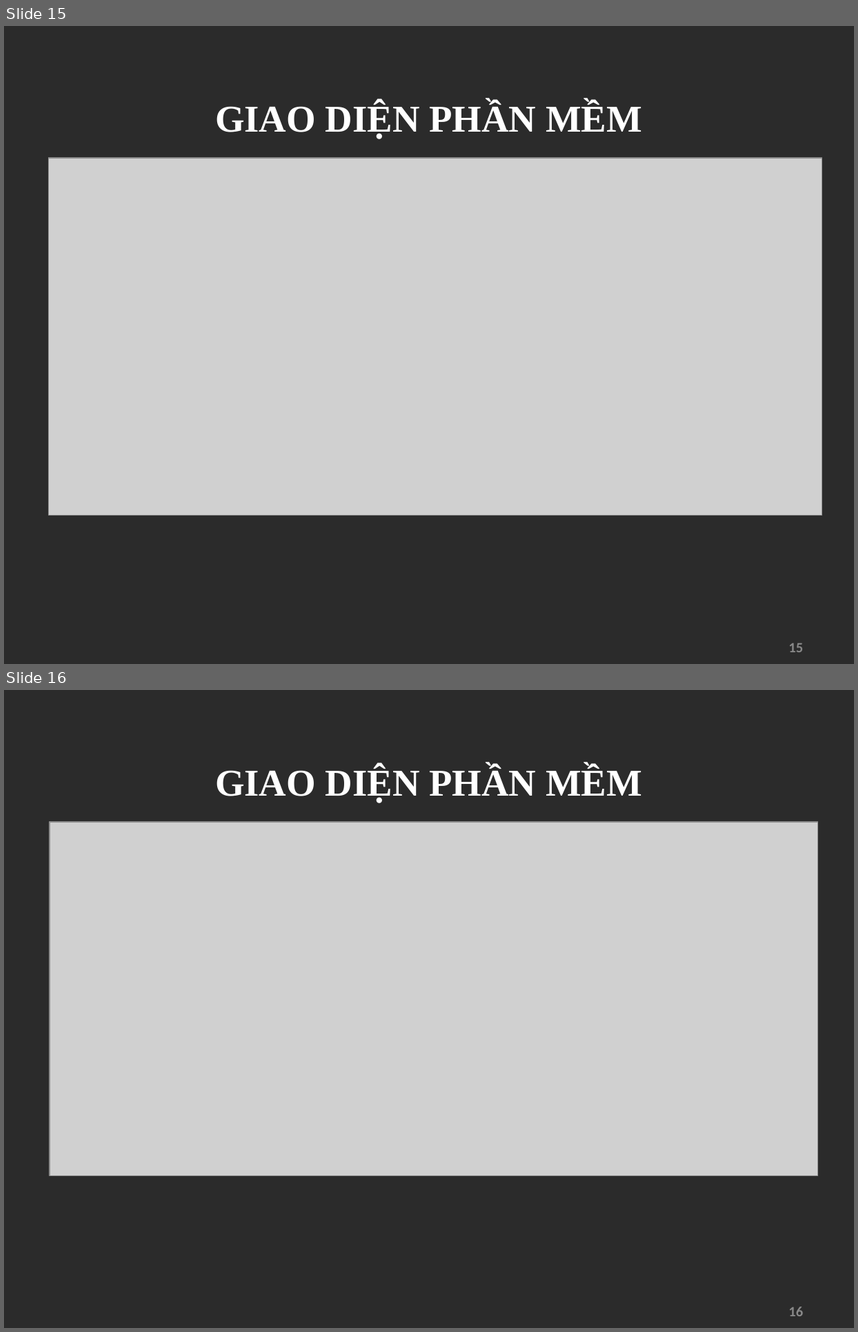
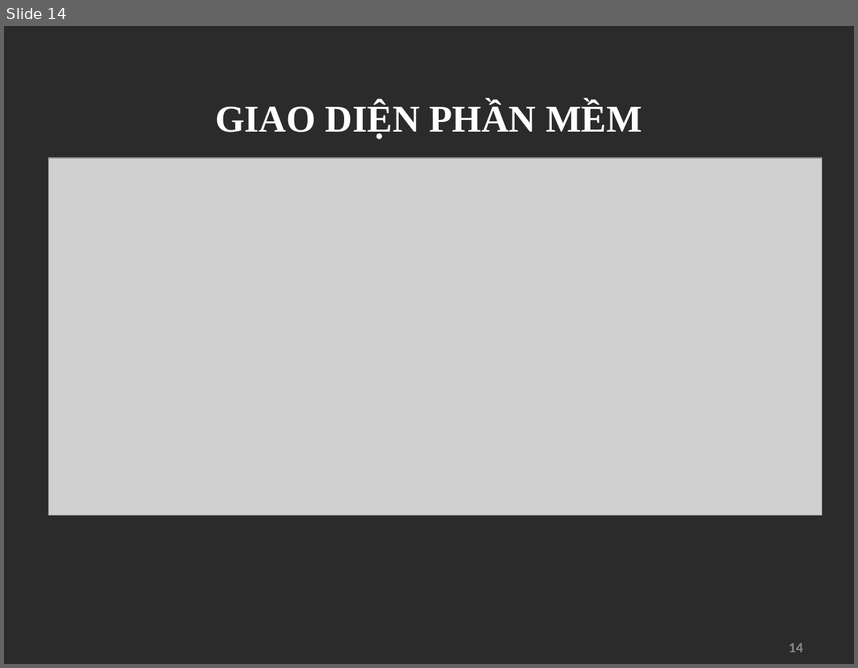
Before and after one commit to hoanhdo/ThanhDongUniversity, a slide deck: Bao cao/FacebookAPI-TranThiNhung-3C_CNTT.ppt. Shown one above the other, each under a label of ours: slides 15 and 16 before the commit, slide 14 after it. The pictures are 858x1332 and 858x668 pixels, drawn with LibreOffice and Linux fonts; fonts in the diff are those of the drawing; grey boxes stand for pictures; background and template pictures are left out; a plain dark background stands for a picture behind light text. Boxes give left, top, right and bottom in pixels: in the first picture for what was removed or moved away, otherwise in the second. Text is boxed around its words. In the diff, an @@ line names an element or a change of style, - is before the commit and + after.

```diff
--- a/Bao cao/FacebookAPI-TranThiNhung-3C_CNTT.ppt
+++ b/Bao cao/FacebookAPI-TranThiNhung-3C_CNTT.ppt
@@ slide 16 removed at box(4, 690, 854, 1328), background picture (left out) @@
@@ text removed at box(215, 767, 642, 803) @@
-GIAO DIỆN PHẦN MỀM
@@ picture removed at box(50, 822, 818, 1175) @@
@@ page number removed at box(789, 1306, 803, 1316) @@
-16
@@ what was slide 15 is now slide 14 @@
@@ page number at box(789, 643, 803, 652): text changed @@
-15
+14
```
Also in this commit, not shown: 3 slides changed, 7 slides added, 9 other slides removed, 17 other files.
